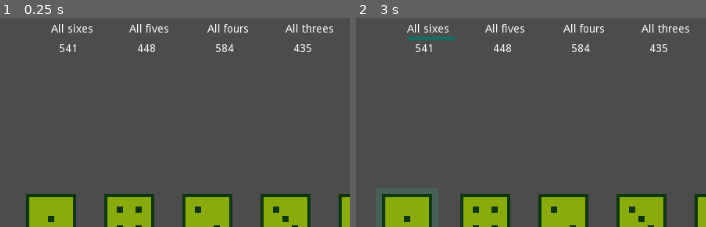
Above: before the commit, frames 1-2 (left to right).
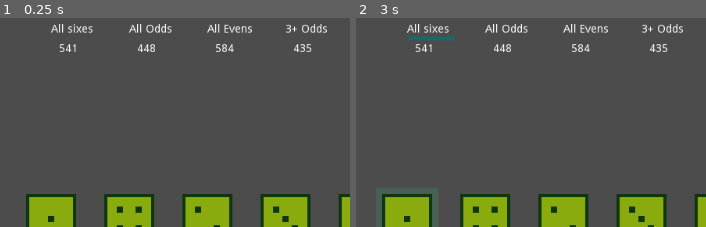
Above: after the commit, the same moments.

Repository: dexdexdex/house_wins
Game: Godot game, scene res://main.tscn
The game is run twice, just before and just after one commit, with the same random seed, the same clock (stepped at 60 frames per second) and the same inputs.
Inputs:
- Up to frame 1 (0.25 s): no input
- Up to frame 2 (3 s): tap Enter (ui_accept) at 0.5, 1.35, 1.52, 1.82, 2, 2.85 s; hold Right (ui_right) 0.53-1.28 s; hold Enter (ui_accept) 0.53-1.28 s; hold Down (ui_down) 1.28-2.03 s; hold Right (ui_right) 2.03-2.78 s; hold Enter (ui_accept) 2.03-2.78 s; hold Up (ui_up) from 2.78 s (still down)
The pictures show only the part of the screen within x 0-50%, y 0-50%; the shares and areas given below are measured in that part.

The runs differ from the first frame. In frame 1, 0.7% of the frame differs, in the area x 41-96%, y 2-8%; in frame 2, 0.7%.

Commit message:
Introduce additional reward conditions

Diff:
--- a/cash_in.gd
+++ b/cash_in.gd
@@ -97,6 +97,89 @@
 		else:
 			return false
 
+	if(rule_text == "ALL_EVENS"):
+		for i in dice_array:
+			if i.dice_value % 2 == 1:
+				return false
+
+		return true
+
+	if(rule_text == "ALL_ODDS"):
+		for i in dice_array:
+			if i.dice_value % 2 == 0:
+				return false
+
+		return true
+
+	if(rule_text == "THREE+_ODDS"):
+		var odd_count = 0
+		for i in dice_array:
+			if i.dice_value % 2 == 1:
+				odd_count += 1
+
+		if(odd_count >= 3):
+			return true
+		else:
+			return false
+
+
+	if(rule_text == "FOUR+_ODDS"):
+		var odd_count = 0
+		for i in dice_array:
+			if i.dice_value % 2 == 1:
+				odd_count += 1
+
+		if(odd_count >= 4):
+			return true
+		else:
+			return false
+
+
+	if(rule_text == "FIVE+_ODDS"):
+		var odd_count = 0
+		for i in dice_array:
+			if i.dice_value % 2 == 1:
+				odd_count += 1
+
+		if(odd_count >= 5):
+			return true
+		else:
+			return false
+
+
+	if(rule_text == "THREE+_EVENS"):
+		var even_count = 0
+		for i in dice_array:
+			if i.dice_value % 2 == 0:
+				even_count += 1
+
+		if(even_count >= 3):
+			return true
+		else:
+			return false
+
+	if(rule_text == "FOUR+_EVENS"):
+		var even_count = 0
+		for i in dice_array:
+			if i.dice_value % 2 == 0:
+				even_count += 1
+
+		if(even_count >= 4):
+			return true
+		else:
+			return false
+
+	if(rule_text == "FIVE+_EVENS"):
+		var even_count = 0
+		for i in dice_array:
+			if i.dice_value % 2 == 0:
+				even_count += 1
+
+		if(even_count >= 5):
+			return true
+		else:
+			return false
+
 # Called every frame. 'delta' is the elapsed time since the previous frame.
 func _process(delta):
 	if(hover == false):
--- a/main.gd
+++ b/main.gd
@@ -76,8 +76,6 @@
 			$reroll_button/reroll_text.visible = false
 			$reroll_button/reroll_text_hover.visible = true
 
-	else:
-		print('nope we are in cash in mode')
 
 # Called when the node enters the scene tree for the first time.
 func _ready():
@@ -97,20 +95,26 @@
 	cash_in_instance.set_reward(rng.randi_range(400, 600))
 
 	var cash_in_instance_2 = cash_in.instance()
-	cash_in_instance_2.set_rule("ALL_FIVES")
-	cash_in_instance_2.set_label("All fives")
+	#cash_in_instance_2.set_rule("ALL_FIVES")
+	#cash_in_instance_2.set_label("All fives")
+
+	cash_in_instance_2.set_rule("ALL_ODDS")
+	cash_in_instance_2.set_label("All Odds")
 	cash_in_instance_2.position = Vector2(200, 50)
 	cash_in_instance_2.set_reward(rng.randi_range(400, 600))
 
 	var cash_in_instance_3 = cash_in.instance()
-	cash_in_instance_3.set_rule("ALL_FOURS")
-	cash_in_instance_3.set_label("All fours")
+	#cash_in_instance_3.set_rule("ALL_FOURS")
+	#cash_in_instance_3.set_label("All fours")
+
+	cash_in_instance_3.set_rule("ALL_EVENS")
+	cash_in_instance_3.set_label("All Evens")
 	cash_in_instance_3.position = Vector2(300, 50)
 	cash_in_instance_3.set_reward(rng.randi_range(400, 600))
 
 	var cash_in_instance_4 = cash_in.instance()
-	cash_in_instance_4.set_rule("ALL_THREES")
-	cash_in_instance_4.set_label("All threes")
+	cash_in_instance_4.set_rule("THREE+_ODDS")
+	cash_in_instance_4.set_label("3+ Odds")
 	cash_in_instance_4.position = Vector2(400, 50)
 	cash_in_instance_4.set_reward(rng.randi_range(400, 600))
 
